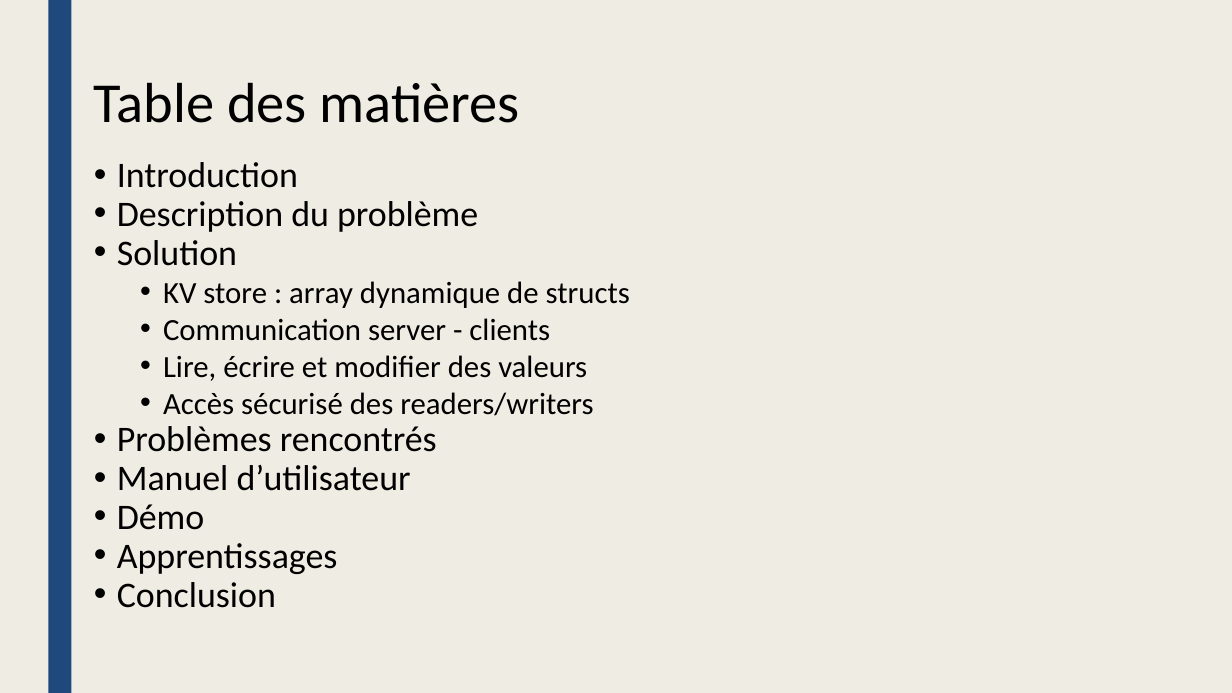
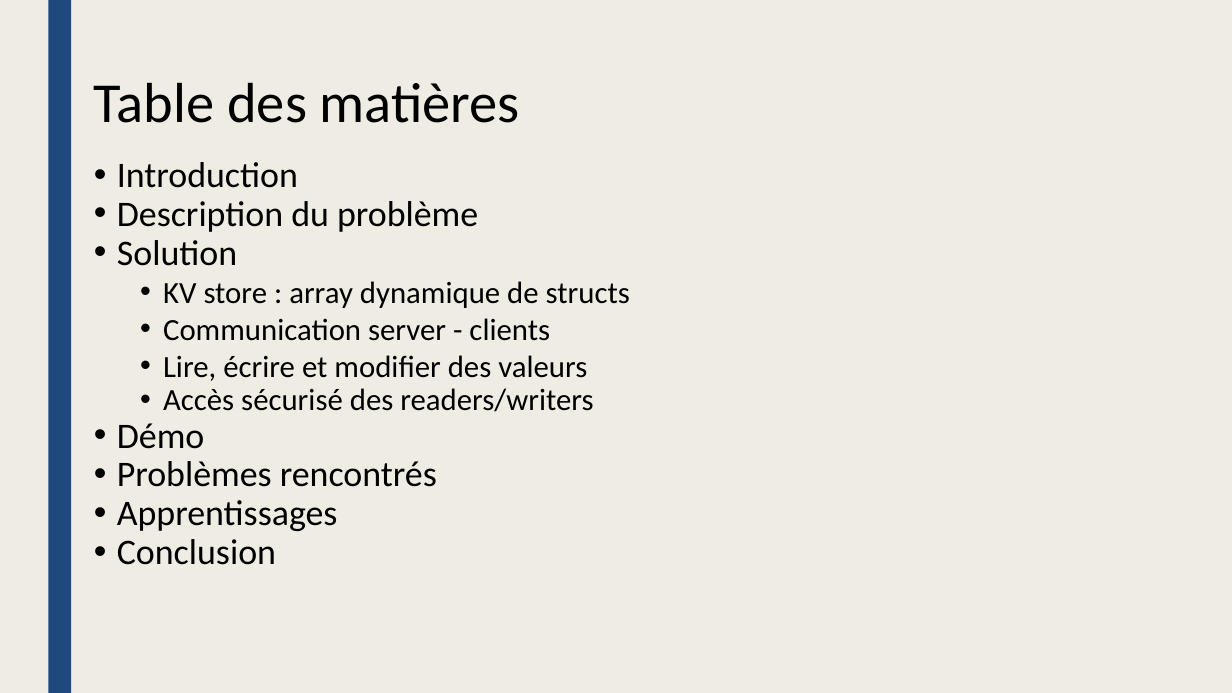
Before and after one commit to inefix/Key-Value-Store, a slide deck: slide 2 of presentation/KVS_presentation.pptx. Drawn at 1232x693 pixels with LibreOffice and Linux fonts; fonts in the diff are those of the drawing. Boxes give left, top, right and bottom in pixels: in the first picture for what was removed or moved away, otherwise in the second. Text is boxed around its words. In the diff, an @@ line names an element or a change of style, - is before the commit and + after.

```diff
--- a/presentation/KVS_presentation.pptx
+++ b/presentation/KVS_presentation.pptx
@@ text at (x1=163, y1=388, x2=593, y2=412): line spacing 1 to 0.9 @@
@@ text at (x1=117, y1=423, x2=205, y2=449): paragraph added @@
+• Démo
@@ text at (x1=117, y1=465, x2=411, y2=530): paragraphs removed @@
-• Manuel d’utilisateur
-• Démo
```
Also in this commit, not shown: 2 other slides changed, 2 slides added, 1 slide removed, 1 other file.
